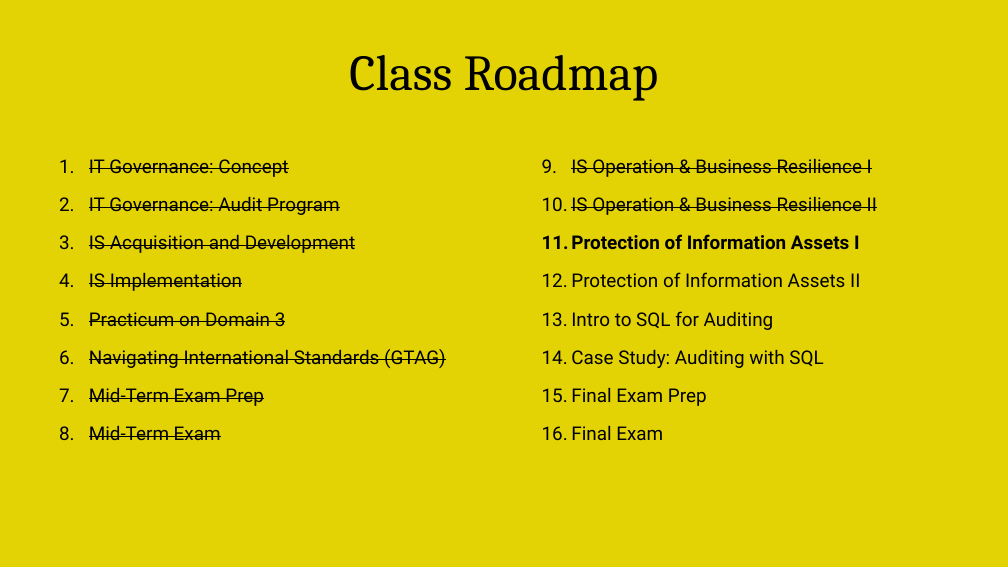
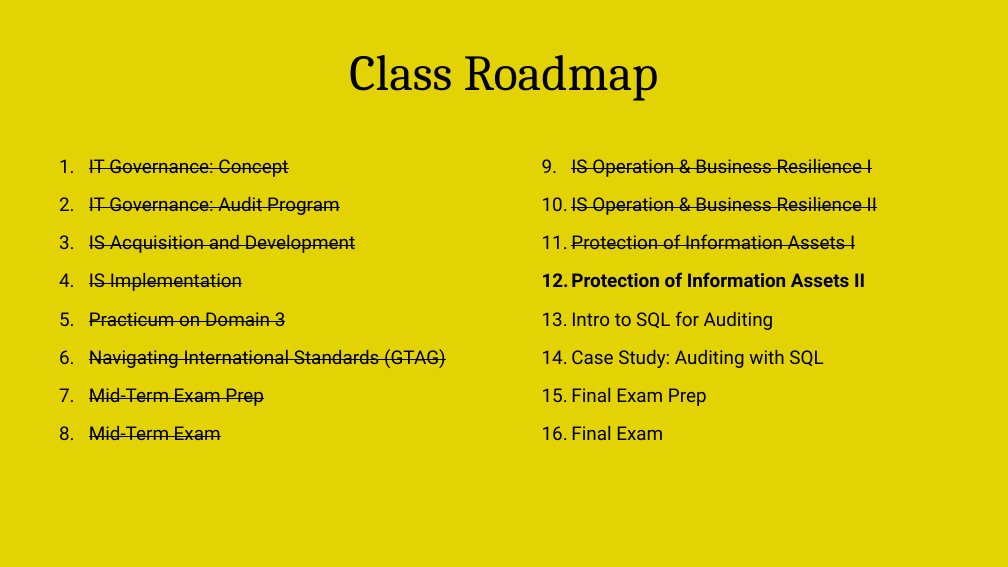
Before and after one commit to irfanradarma/Audit-SI, a slide deck: slide 3 of Slides/2026/12 - Security Event Management.pptx. Drawn at 1008x567 pixels with LibreOffice and Linux fonts; fonts in the diff are those of the drawing; background and template pictures are left out. Boxes give left, top, right and bottom in pixels: in the first picture for what was removed or moved away, otherwise in the second. Text is boxed around its words. In the diff, an @@ line names an element or a change of style, - is before the commit and + after.

```diff
--- a/Slides/2026/12 - Security Event Management.pptx
+++ b/Slides/2026/12 - Security Event Management.pptx
@@ text at (571, 234, 865, 287): bold off, strikethrough on in "Protection of Information Assets I"; bold on in "Protection of Information Assets II" @@
```
Also in this commit, not shown: 1 other slide changed, 1 slide removed, 1 other file.
